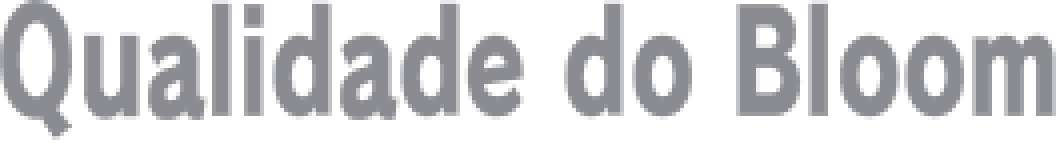
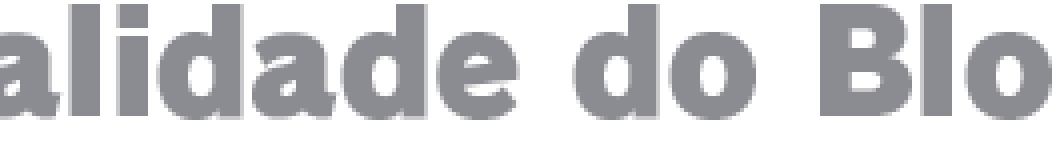
Layers edited between the first and the second 1056px x 152px image:
hid "Qualidade do Bloom" (1st of 2) over [0, 0, 1056, 140]
added layer "Qualidade do Bloom" (2nd of 2) above "Bloom Quality" over [0, 4, 1052, 120]
